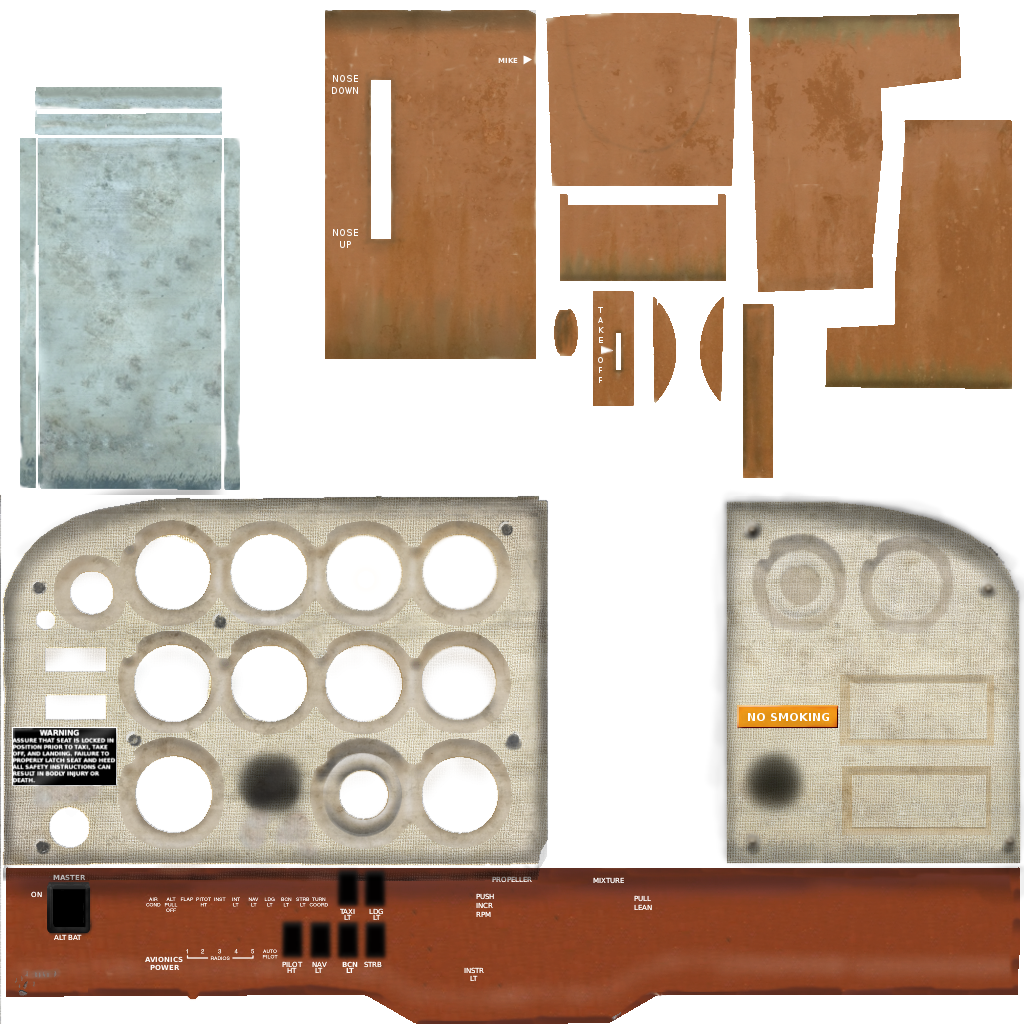
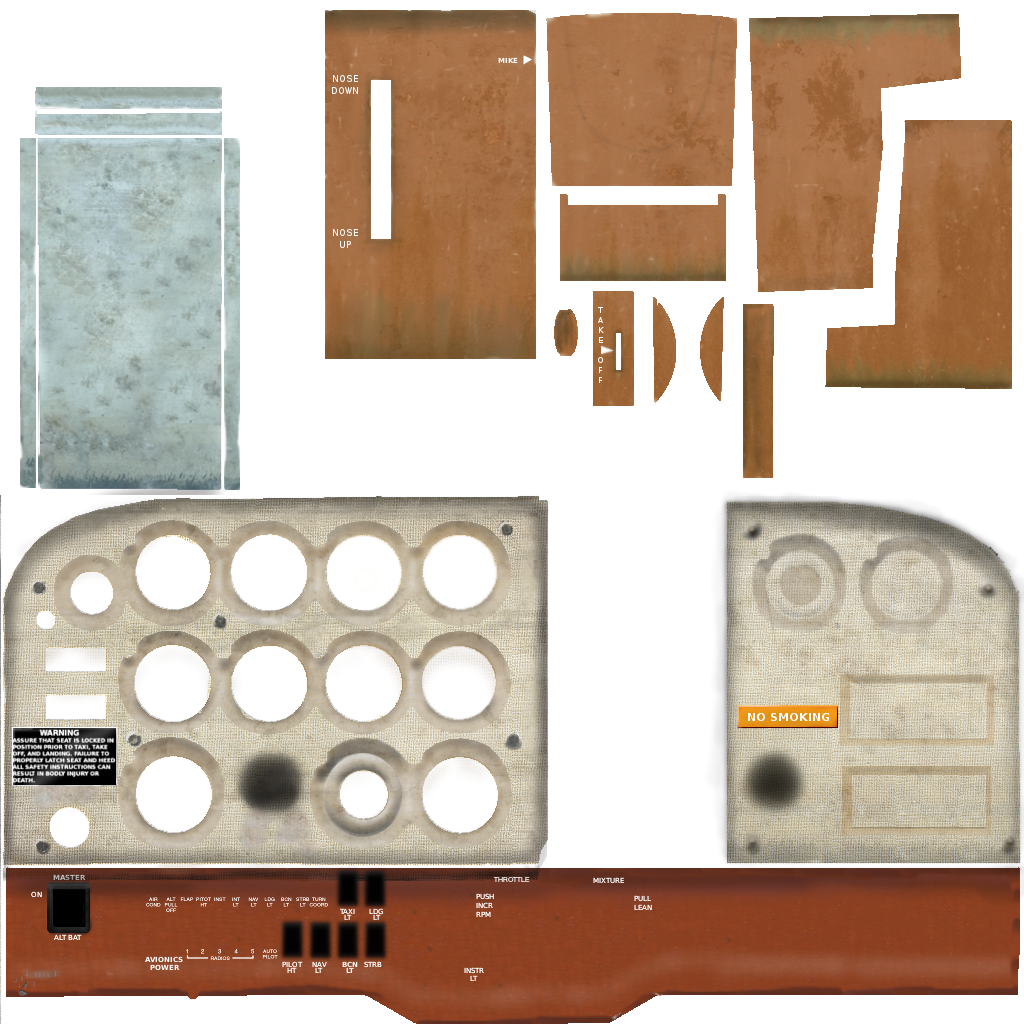
Layers edited between the first and the second 1024×1024 image:
added layer "Clipboard" above "circuit breakers" over left=493, top=877, right=530, bottom=882
painted on "COLOR_panel.png" over left=491, top=875, right=534, bottom=886
